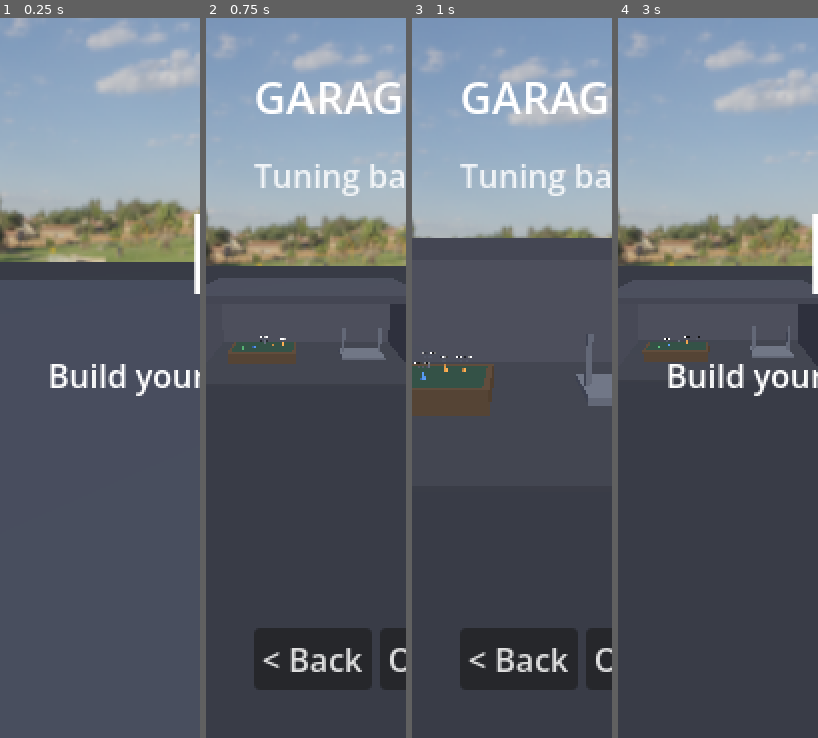
Above: before the commit, frames 1-4 (left to right).
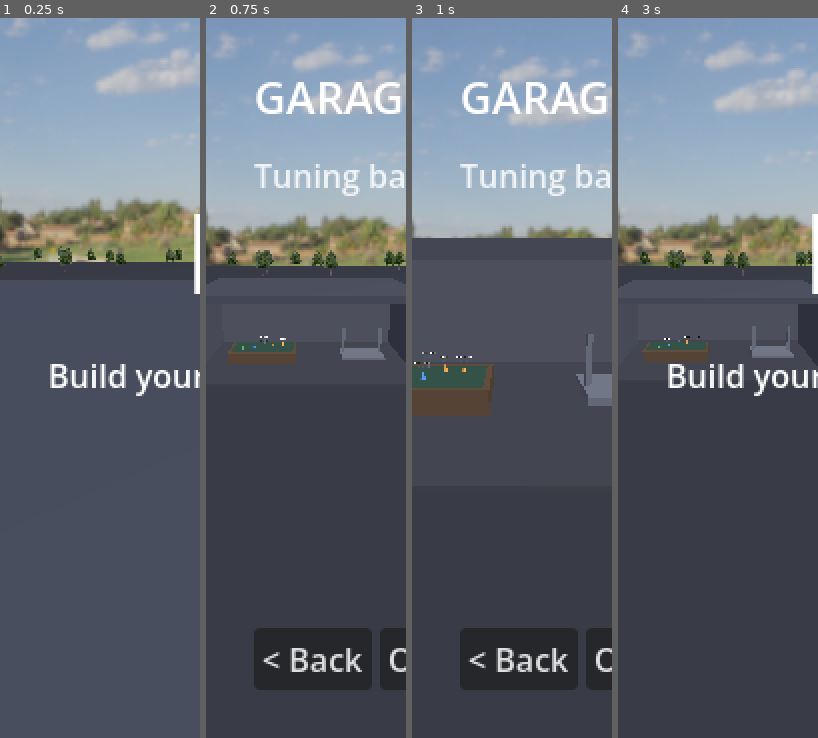
Above: after the commit, the same moments.

Repository: felixxwu/TAPPA
Game: Godot game, scene res://hq.tscn
Same seed, same stepped clock (60 frames per second), same inputs: the game is played once before the commit and once after it.
Inputs (mouse positions are in pixels of both pictures, inside the frame that each line leads up to):
- Up to frame 1 (0.25 s): no input
- Up to frame 2 (0.75 s): tap Enter (menu_select) at 0.5 s; move the mouse to (350, 342) at 0.52 s; hold Right (menu_right) from 0.53 s (still down); tap C (cycle_camera) at 0.6 s; click (350, 342) at 0.67 s
- Up to frame 3 (1 s): keep holding Right (menu_right)
- Up to frame 4 (3 s): release Right (menu_right) at 1.25 s; drag from (678, 414) to (708, 522) at 1.27 s; tap R (reset_car) at 2 s; move the mouse to (738, 219) at 2.02 s; hold Right (menu_right) 2.03-2.75 s; tap T (toggle_gearbox) at 2.1 s; click "< Back" at 2.75 s

The runs differ from the first frame. In frame 1, 0.5% of the frame differs, in the area x 0-91%, y 31-35%; in frame 2, 0.7%, in the area x 10-100%, y 32-36%; in frame 3, nothing differs; in frame 4, 0.7%.

Commit message:
Cut distant-terrain hole over loaded chunks; ring HQ with trees
Distant terrain: rebuild in lockstep with the detail ring (on focus chunk
crossings) and cut a hole over the loaded chunk footprint so the coarse
backdrop no longer pokes through the detailed chunks; keep a one-cell sunk
overlap so there's no seam gap. Drops the now-unused distant_terrain_recenter_m.

HQ: ring the lot with billboard trees (reusing the stage's BillboardField /
tree.png, scenery only) so HQ reads as an outdoor clearing under the field sky.

Co-Authored-By: Claude Opus 4.8 <noreply@anthropic.com>
Claude-Session: https://claude.ai/code/session_01PLQykZE5pjt1kQpU7aTPWz

Diff:
--- a/rally/scripts/distant_terrain.gd
+++ b/rally/scripts/distant_terrain.gd
@@ -9,9 +9,11 @@
 # Cheap by design: one indexed mesh (one draw call), built at a coarse cell size
 # from the SAME noise as the real terrain (TerrainManager.height_at), with NO
 # collision (the car never leaves the detailed ring, which follows it). It is
-# sunk slightly so the accurate detail ring always renders on top in the overlap,
-# and re-centres on the focus (car) only when it has moved far enough — the far
-# backdrop doesn't need to track every metre.
+# rebuilt in lockstep with the detail ring — on every focus CHUNK crossing — and
+# CUTS A HOLE over the currently-loaded chunk footprint, so the coarse mesh never
+# overlaps (and pokes through) the accurate detailed chunks. A one-coarse-cell
+# overlap is kept under the ring's edge so there's no gap at the seam, with the
+# coarse mesh sunk slightly there so the detail ring always wins.
 #
 # Reuses the terrain's chunk_material so it gets the same grass texture, baked
 # light (via TerrainManager.light_at) and fog/post-process as everything else.
@@ -21,41 +23,52 @@
 var _focus: Node3D
 var radius_m := 250.0       # half-extent of the backdrop square (m)
 var cell_m := 10.0          # coarse grid spacing (m) — blocky is fine at distance
-var recenter_m := 100.0     # rebuild once the focus moves this far from the last centre
 var sink_m := 0.5           # drop below true height so the detail ring wins the overlap
 
-var _built_center := Vector3(INF, 0, INF)
+var _focus_chunk := Vector2i(2147483647, 0)  # force first build
 
 
 # `terrain` supplies height_at/light_at + the shared chunk material; `focus` (the
-# car) drives re-centring. Builds the first backdrop immediately.
+# car) drives rebuilds. Builds the first backdrop immediately.
 func setup(terrain: TerrainManager, focus: Node3D) -> void:
 	_terrain = terrain
 	_focus = focus
 	if terrain != null and terrain.chunk_material != null:
 		material_override = terrain.chunk_material
-	# Distant backdrop is pure scenery: never let it block raycasts/physics queries.
 	var center := _focus.global_position if _focus != null else Vector3.ZERO
 	rebuild_around(center)
 
 
+# Rebuild only when the focus crosses into a new chunk — so the cut-out hole stays
+# aligned with the detail ring (which re-centres on the same crossings).
 func _process(_delta: float) -> void:
 	if _focus == null or _terrain == null:
 		return
-	var pos := _focus.global_position
-	if Vector2(pos.x - _built_center.x, pos.z - _built_center.z).length() >= recenter_m:
-		rebuild_around(pos)
+	var chunk := _terrain.chunk_coord_for(_focus.global_position)
+	if chunk != _focus_chunk:
+		rebuild_around(_focus.global_position)
 
 
-# Build the coarse backdrop mesh centred on `center` (snapped to the cell grid so
-# the surface doesn't swim as it re-centres). Heights/light come from the terrain
-# noise, so it matches the detail ring at the seam (hidden by haze regardless).
+# Build the coarse backdrop centred on `center`, snapped to the cell grid so the
+# surface doesn't swim. Heights/light come from the terrain noise (matches the
+# detail ring at the seam). Triangles whose centre falls within the loaded chunk
+# footprint are skipped, leaving a hole the detail ring fills.
 func rebuild_around(center: Vector3) -> void:
 	if _terrain == null:
 		return
+	_focus_chunk = _terrain.chunk_coord_for(center)
 	var cx := snappedf(center.x, cell_m)
 	var cz := snappedf(center.z, cell_m)
-	_built_center = Vector3(cx, 0.0, cz)
+
+	# Loaded-chunk footprint (world AABB), inset by one coarse cell so the coarse
+	# mesh still underlaps the detail ring's edge (no gap) without overlapping its
+	# interior. Cells whose centre lies inside this rect are not emitted.
+	var cm := TerrainManager.CHUNK_M
+	var r := TerrainManager.RADIUS
+	var hole_min_x := (_focus_chunk.x - r) * cm + cell_m
+	var hole_max_x := (_focus_chunk.x + r + 1) * cm - cell_m
+	var hole_min_z := (_focus_chunk.y - r) * cm + cell_m
+	var hole_max_z := (_focus_chunk.y + r + 1) * cm - cell_m
 
 	var per_edge := int(round((radius_m * 2.0) / cell_m))
 	var samples := per_edge + 1
@@ -75,17 +88,21 @@
 			var lgt := _terrain.light_at(wx, wz)
 			colors[idx] = Color(lgt.r, lgt.g, lgt.b, 0.0)  # alpha 0 = no road blend
 
-	var indices := PackedInt32Array(); indices.resize(per_edge * per_edge * 6)
-	var ii := 0
+	# Emit two triangles per cell, except where the cell centre is inside the hole.
+	var indices := PackedInt32Array()
 	for zi in per_edge:
+		var cell_wz := cz - radius_m + (zi + 0.5) * cell_m
+		var z_in := cell_wz > hole_min_z and cell_wz < hole_max_z
 		for xi in per_edge:
+			var cell_wx := cx - radius_m + (xi + 0.5) * cell_m
+			if z_in and cell_wx > hole_min_x and cell_wx < hole_max_x:
+				continue  # under the detail ring — leave a hole
 			var a := zi * samples + xi
 			var b := a + 1
 			var c := a + samples
 			var d := c + 1
-			indices[ii + 0] = a; indices[ii + 1] = b; indices[ii + 2] = c
-			indices[ii + 3] = b; indices[ii + 4] = d; indices[ii + 5] = c
-			ii += 6
+			indices.append(a); indices.append(b); indices.append(c)
+			indices.append(b); indices.append(d); indices.append(c)
 
 	var arrays := []
 	arrays.resize(Mesh.ARRAY_MAX)
--- a/rally/scripts/game_config.gd
+++ b/rally/scripts/game_config.gd
@@ -364,8 +364,6 @@
 @export_range(50.0, 1000.0) var distant_terrain_radius_m := 250.0
 ## Backdrop grid spacing (m). Coarse is fine at distance; smaller = finer hills, more verts.
 @export_range(2.0, 40.0) var distant_terrain_cell_m := 10.0
-## Rebuild the backdrop once the car moves this far from its last centre (m).
-@export_range(10.0, 400.0) var distant_terrain_recenter_m := 100.0
 @export var terrain_tile_per_meter := 0.125  # ground texture tiles per metre, baked into terrain UVs
 ## Gravel/road texture tiles per metre. Independent of the ground tiling so the
 ## road can be finer or coarser than the surrounding grass.
--- a/rally/scripts/hq.gd
+++ b/rally/scripts/hq.gd
@@ -34,6 +34,7 @@
 const MAX_STARS := 3
 
 const CAR_SCENE := preload("res://car.tscn")
+const TREE_TEXTURE := preload("res://textures/tree.png")
 
 var _view: int = View.EXTERIOR
 var _detail_open := false       # the rally-detail panel is up (a sub-state of TABLE)
@@ -153,6 +154,7 @@
 	add_child(floor_body)
 
 	_build_buildings()
+	_build_trees()
 	_build_garage()
 	_build_map_table()
 	_build_lift()
@@ -199,6 +201,34 @@
 	]
 	for b in blocks:
 		_block(b[0], b[1], b[2])
+
+
+# A ring of background trees around the lot so HQ reads as an outdoor clearing
+# under the open-field skybox, instead of floating on a bare plane. Reuses the
+# stage's billboard renderer/texture (one MultiMesh, one draw call); scenery only
+# (no collision). Deterministic scatter in an annulus that clears the buildings
+# (z up to ~59) and the central garage/car-park/camera area.
+func _build_trees() -> void:
+	var cfg: GameConfig = Config.data
+	var rng := RandomNumberGenerator.new()
+	rng.seed = 20240
+	var positions := PackedVector2Array()
+	var inner := 64.0
+	var outer := 112.0  # inside the 240 m ground plane's half-extent
+	for _i in 150:
+		var ang := rng.randf() * TAU
+		var rad := sqrt(rng.randf()) * (outer - inner) + inner
+		positions.append(Vector2(cos(ang) * rad, sin(ang) * rad))
+	# HQ ground is a flat plane at y = 0; a layerless TerrainManager returns height
+	# 0 everywhere, which is all BillboardField needs to seat the trees. Used only
+	# during build(), then freed.
+	var flat := TerrainManager.new()
+	flat.layers = [] as Array[TerrainLayer]
+	var field := BillboardField.new()
+	add_child(field)
+	field.build(positions, flat, cfg.tree_size_m, TREE_TEXTURE,
+		cfg.tree_collision_radius_m, cfg.tree_collision_height_m, false, 1000.0, 0.0)
+	flat.free()
 
 
 # The garage shell: floor, back + side walls, and a flat roof. Open toward +Z (the
--- a/rally/scripts/world.gd
+++ b/rally/scripts/world.gd
@@ -155,7 +155,6 @@
 		_distant_terrain.name = "DistantTerrain"
 		_distant_terrain.radius_m = cfg.distant_terrain_radius_m
 		_distant_terrain.cell_m = cfg.distant_terrain_cell_m
-		_distant_terrain.recenter_m = cfg.distant_terrain_recenter_m
 		add_child(_distant_terrain)
 		_distant_terrain.setup($Floor as TerrainManager, $Car)
 
--- a/rally/tests/headless/test_terrain.gd
+++ b/rally/tests/headless/test_terrain.gd
@@ -49,6 +49,12 @@
 	var v := verts[60]  # an interior vertex
 	assert_almost_eq(v.y, manager.height_at(v.x, v.z) - dt.sink_m, 0.001,
 		"distant vertex follows the terrain noise, sunk by sink_m")
+	# A hole is cut over the loaded chunk footprint (so the coarse mesh can't poke
+	# through the detailed ring): fewer triangles than a full per_edge×per_edge grid.
+	var idx: PackedInt32Array = arrays[Mesh.ARRAY_INDEX]
+	var full := 10 * 10 * 6  # per_edge=round(2*50/10)=10 -> 100 cells × 6 indices
+	assert_gt(idx.size(), 0, "distant terrain still has an outer ring of triangles")
+	assert_lt(idx.size(), full, "a hole is cut where the detailed chunks load")
 	assert_null(dt.get_node_or_null("Collision"), "distant terrain is scenery — no collision body")
 
 
Not shown, changed: rally/features/terrain.md
Not shown, changed: rally/todo/distant-terrain-and-sky.md
